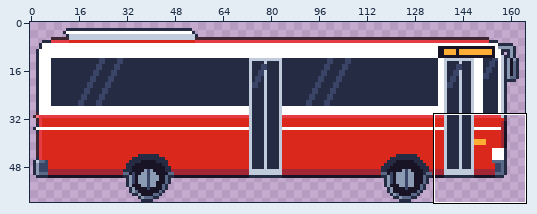
Pixel-art file, stored at art/vehicles/ttc-bus-crossing@94.aseprite. Above: a wide view before the commit, with the close-up outlined.
Close-up. The starting point:
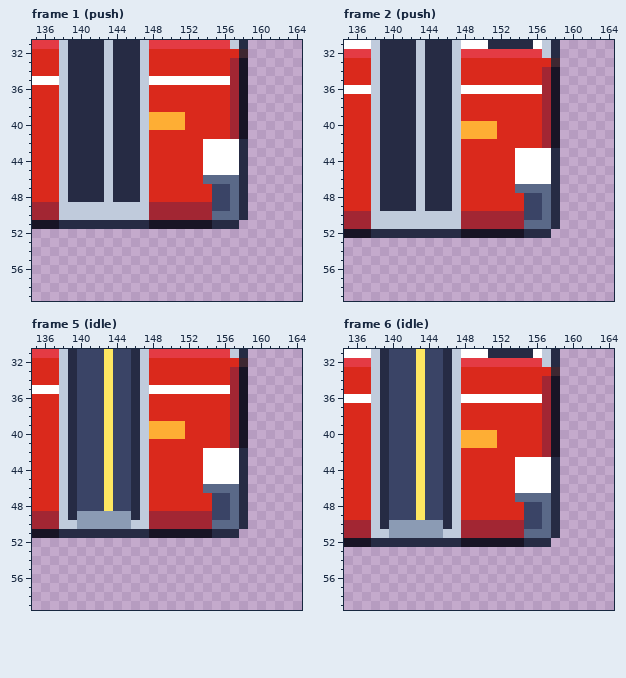
165x60 pixels, 11 frames. Shown: frame 1 (push): x 135..164, y 31..59; frame 2 (push): x 135..164, y 31..59; frame 5 (idle): x 135..164, y 31..59; frame 6 (idle): x 135..164, y 31..59. The commit also changed other frames or places, which this record leaves out.
The result:
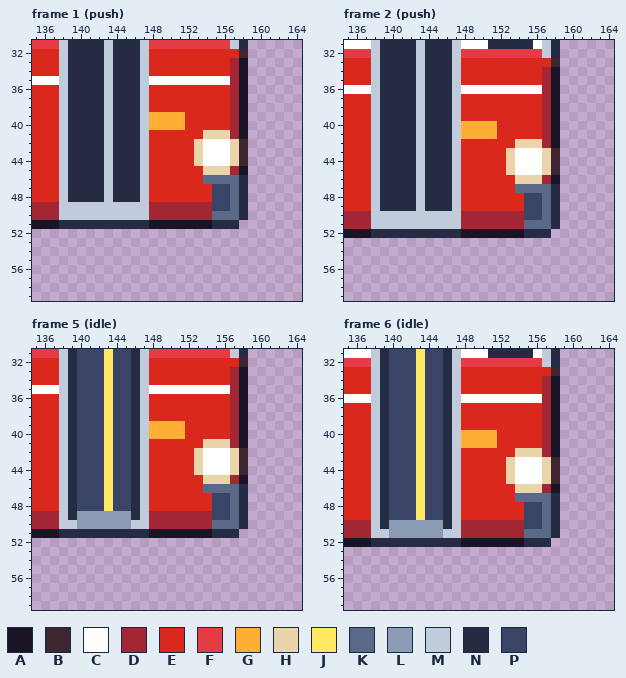
Palette (. is transparent): A #181425  B #3e2731  C #ffffff  D #a22633  E #da291c  F #e43b44  G #feae34  H #ead4aa  J #fee761  K #5a6988  L #8b9bb4  M #c0cbdc  N #262b44  P #3a4466
The edit:
Frame 1 (push):
y 41: x 154..156 EEE -> HHH
y 42..44: x 153 E -> H; x 157..158 CN -> HB
y 45: x 154..158 CCCCN -> HHHDA
Frame 2 (push):
y 42: x 154..156 EEE -> HHH
y 43..45: x 153 E -> H; x 157..158 CN -> HB
y 46: x 154..158 CCCCN -> HHHDA
Frame 5 (idle): the same change as frame 1 (push)
Frame 6 (idle): the same change as frame 2 (push)
Where, in picture pixels (left, top, right, bottom), the same in both close-ups:
changed: (194, 130, 248, 175)
changed: (506, 139, 560, 184)
changed: (194, 439, 248, 484)
changed: (506, 448, 560, 493)
